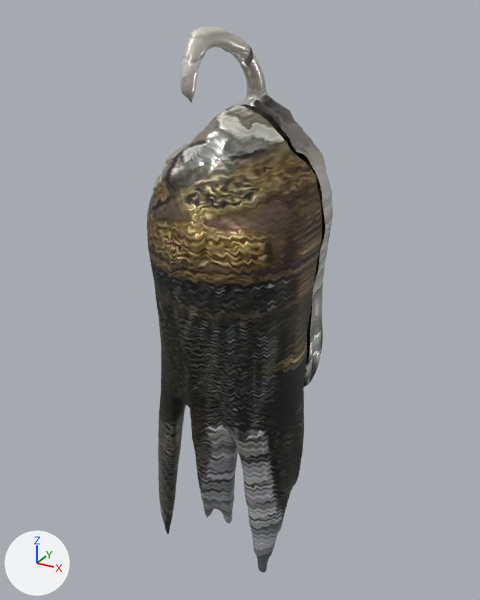
Renders of the glTF model public/models/alkafeel/kfl-2286.glb from each side of a commit.
Camera for both pictures: a camera (50 mm lens) standing at (0.553, -1.027, 0.521) and looking at (-0.012, -0.001, 0.008). The axes (+X, +Y, +Z) are drawn at lower left. The lights are the same throughout. The picture after the commit comes second.

In view in the first picture: 'geometry_0'.
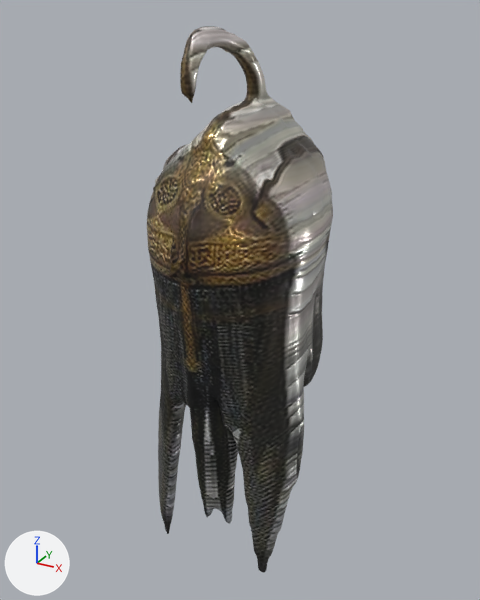
Boxes [x1, y1, x2, y2] around the edits, measured in the pictures (480 x 600 px; the box of a moved part takes in the faces that stretch with it):
part 1 of me_geometry_0, moved or reshaped: [223, 40, 327, 387] in both
part 2 of me_geometry_0, surface changed: [147, 26, 333, 573] in both
part 3 of me_geometry_0, recoloured: [147, 26, 333, 573] in both

Patch to the scene script:
```diff
--- a/public/models/alkafeel/kfl-2286.glb.py
+++ b/public/models/alkafeel/kfl-2286.glb.py
@@ mat_alkafeel_watertight_pbr @@
+mat_alkafeel_watertight_pbr = bpy.data.materials.new('AlKafeel_Watertight_PBR')
+# uses the picture img_image_0
+# uses the picture img_image_1
+# uses the picture img_image_2
@@ me_geometry_0 @@
 # used by ob_geometry_0; location = (0.0, 0.0, 0.0)
-me_geometry_0.from_pydata(...)  # 19028 vertices, 37582 faces; spans x -0.158..0.157, y -0.227..0.231, z -0.494..0.496
+me_geometry_0.from_pydata(...)  # 18791 vertices, 37582 faces; spans x -0.158..0.157, y -0.227..0.231, z -0.494..0.496
+# me_geometry_0 part 1: 619 vertices moved from x -0.158..0.152, y -0.018..0.019, z -0.18..0.475 to x -0.158..0.151, y -0.018..0.019, z -0.178..0.475; 523 vertices removed from x -0.158..0.152, y -0.019..0.02, z -0.182..0.473; 286 vertices added at x -0.158..0.152, y -0.018..0.019, z -0.18..0.471
+# me_geometry_0 part 2: 35383 kept faces spanning x -0.158..0.157, y -0.227..0.231, z -0.494..0.496 get new texture (UV) coordinates
+# me_geometry_0 part 3: 36396 faces spanning x -0.158..0.157, y -0.227..0.231, z -0.494..0.496 switch from mat_alkafeel_hd_pbr to mat_alkafeel_watertight_pbr
```
